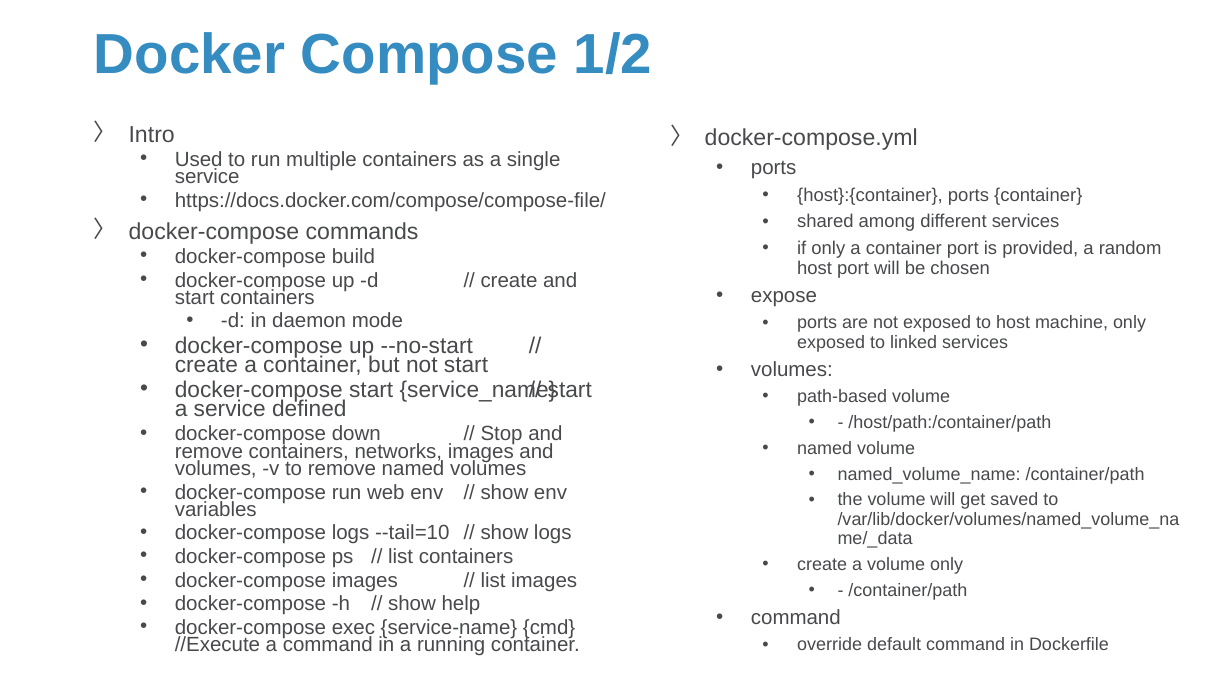
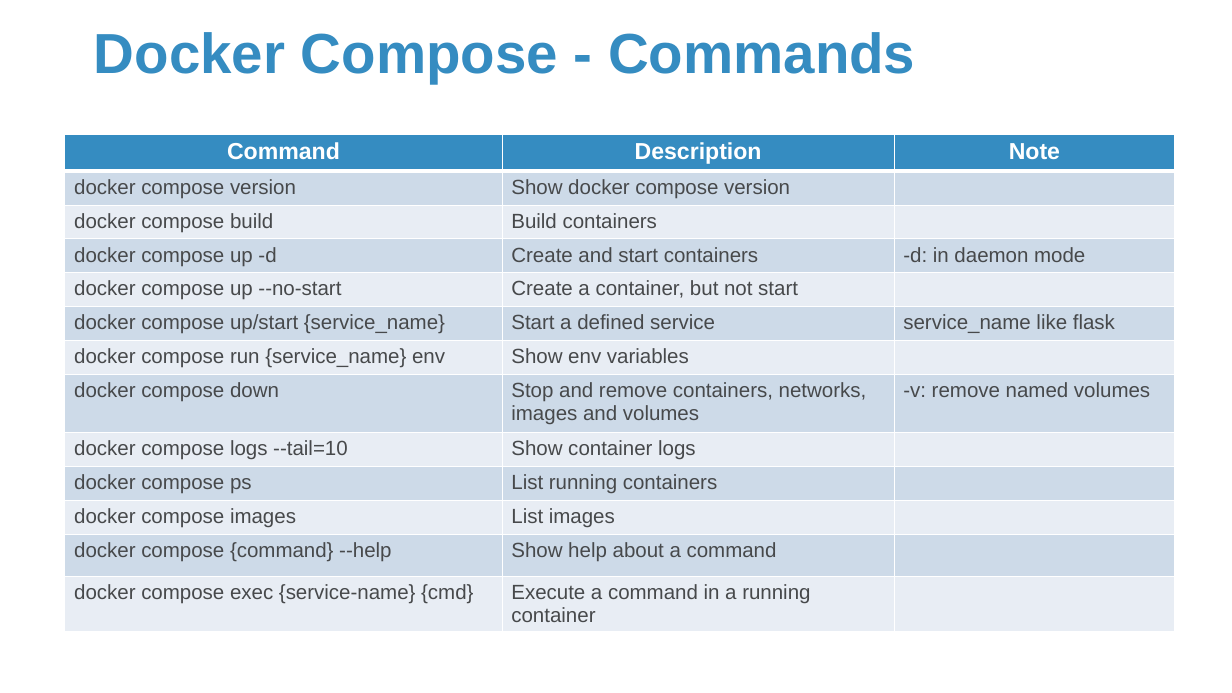
Before and after one commit to Sparks-Lu/TechNotes, a slide deck: slide 22 of Misc/Docker-Notes.pptx (slide 18 before the commit). Drawn at 1232x693 pixels with LibreOffice and Linux fonts; fonts in the diff are those of the drawing; background and template pictures are left out. Boxes give left, top, right and bottom in pixels: in the first picture for what was removed or moved away, otherwise in the second. Text is boxed around its words. In the diff, an @@ line names an element or a change of style, - is before the commit and + after.

```diff
--- a/Misc/Docker-Notes.pptx
+++ b/Misc/Docker-Notes.pptx
@@ title at (x1=94, y1=32, x2=915, y2=84): text changed @@
-Docker Compose 1/2
+Docker Compose - Commands
@@ table added at (x1=65, y1=134, x2=1175, y2=635), 13 rows, 3 columns @@
+Command | Description | Note
+docker compose version | Show docker compose version | 
+docker compose build | Build containers | 
+docker compose up -d | Create and start containers | -d: in daemon mode
+docker compose up --no-start | Create a container, but not start | 
+docker compose up/start {service_name} | Start a defined service | service_name like flask
+docker compose run {service_name} env | Show env variables | 
+docker compose down | Stop and remove containers, networks, images and volumes | -v: remove named volumes
+docker compose logs --tail=10 | Show container logs | 
+docker compose ps | List running containers | 
+docker compose images | List images | 
+docker compose {command} --help | Show help about a command | 
+docker compose exec {service-name} {cmd} | Execute a command in a running container | 
@@ text removed at (x1=129, y1=126, x2=606, y2=656) @@
-〉 Intro
-  • Used to run multiple containers as a single service
-  • https://docs.docker.com/compose/compose-file/
-〉 docker-compose commands
-  • docker-compose build
-  • docker-compose up -d // create and start containers
-    • -d: in daemon mode
-  • docker-compose up --no-start // create a container, but not start
-  • docker-compose start {service_name} // start a service defined
-  • docker-compose down // Stop and remove containers, networks, images and volumes, -v to remove named volumes
-  • docker-compose run web env // show env variables
-  • docker-compose logs --tail=10 // show logs
-  • docker-compose ps // list containers
-  • docker-compose images // list images
-  • docker-compose -h // show help
-  • docker-compose exec {service-name} {cmd} //Execute a command in a running container.
@@ text removed at (x1=705, y1=128, x2=1180, y2=650) @@
-〉 docker-compose.yml
-  • ports
-    • {host}:{container}, ports {container}
-    • shared among different services
-    • if only a container port is provided, a random host port will be chosen
-  • expose
-    • ports are not exposed to host machine, only exposed to linked services
-  • volumes:
-    • path-based volume
-      • - /host/path:/container/path
-    • named volume
-      • named_volume_name: /container/path
-      • the volume will get saved to /var/lib/docker/volumes/named_volume_name/_data
-    • create a volume only
-      • - /container/path
-  • command
-    • override default command in Dockerfile
```
Also in this commit, not shown: 11 other slides changed, 7 slides added, 8 other files.
